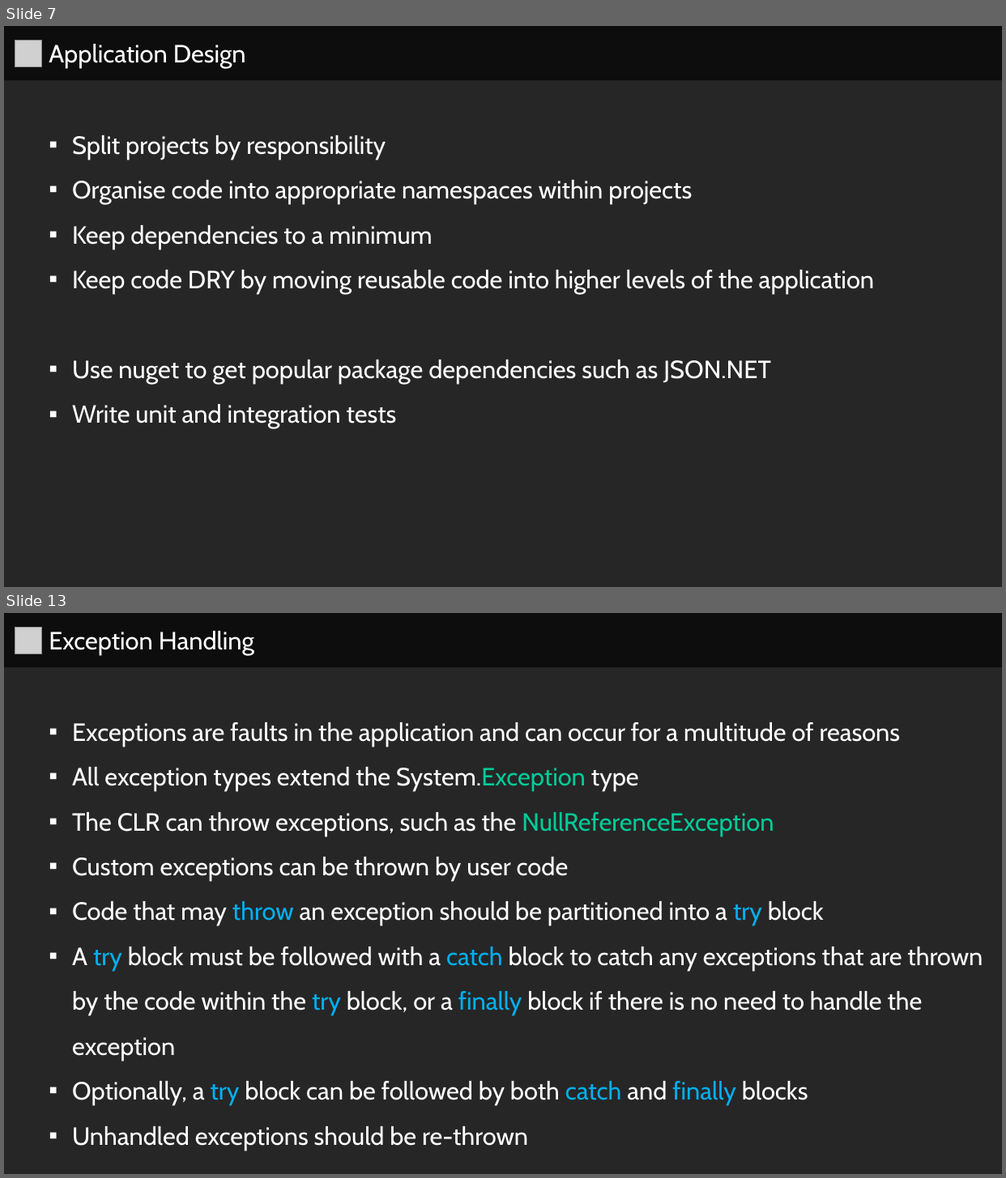
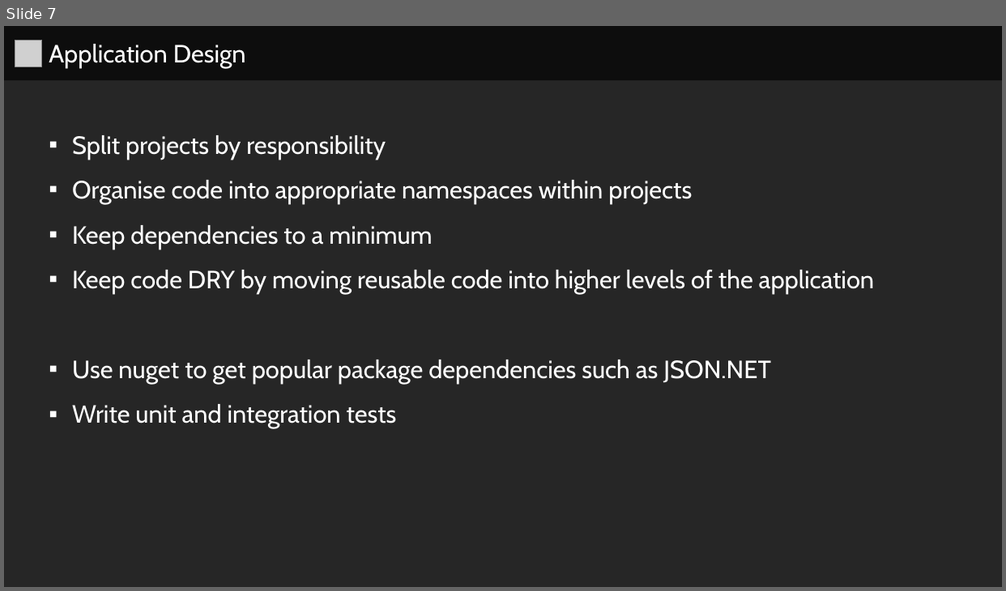
Before and after one commit to series0ne/DotNetFundamentalsWithCSharp, a slide deck: Lesson 7/Lesson 7.pptx. Shown one above the other, each under a label of ours: slides 7 and 13 before the commit, slide 7 after it; the slides between them are not shown. The pictures are 1006x1178 and 1006x591 pixels, drawn with LibreOffice and Linux fonts; fonts in the diff are those of the drawing; grey boxes stand for pictures. Boxes give left, top, right and bottom in pixels: in the first picture for what was removed or moved away, otherwise in the second. Text is boxed around its words. In the diff, an @@ line names an element or a change of style, - is before the commit and + after.

```diff
--- a/Lesson 7/Lesson 7.pptx
+++ b/Lesson 7/Lesson 7.pptx
@@ slide 13 removed at [4, 613, 1002, 1174], background #262626 @@
@@ rectangle removed at [4, 613, 1002, 667] @@
-  Exception Handling
@@ picture removed at [15, 628, 42, 654] @@
@@ rectangle removed at [4, 667, 1002, 1174] @@
-  ▪ Exceptions are faults in the application and can occur for a multitude of reasons
-  ▪ All exception types extend the System.Exception type
-  ▪ The CLR can throw exceptions, such as the NullReferenceException
-  ▪ Custom exceptions can be thrown by user code
-  ▪ Code that may throw an exception should be partitioned into a try block
-  ▪ A try block must be followed with a catch block to catch any exceptions that are thrown by the code within the try block, or a finally block if there is no need to handle the exception
-  ▪ Optionally, a try block can be followed by both catch and finally blocks
-  ▪ Unhandled exceptions should be re-thrown
```
Also in this commit, not shown: 5 slides changed, 11 other slides removed, 5 other files.
